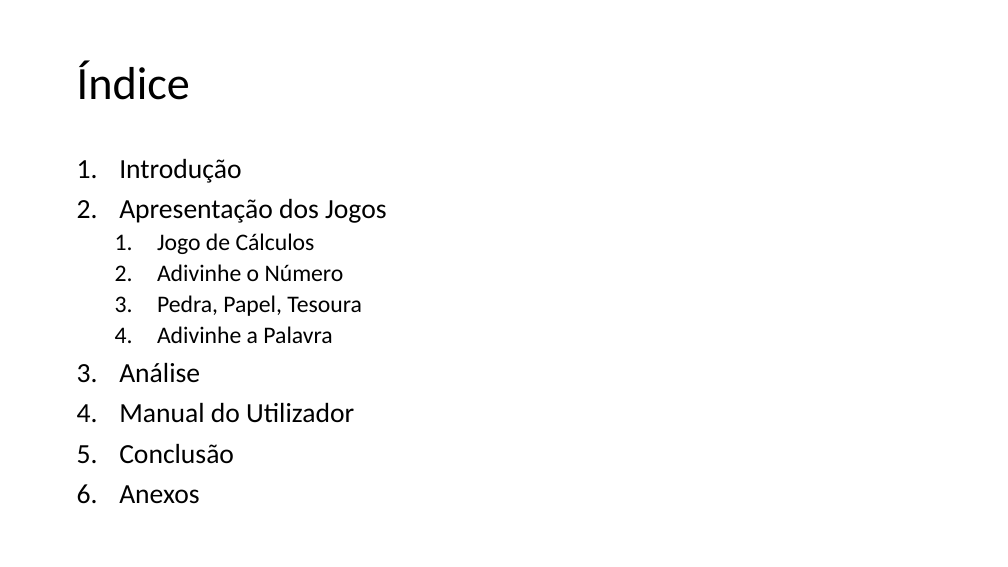
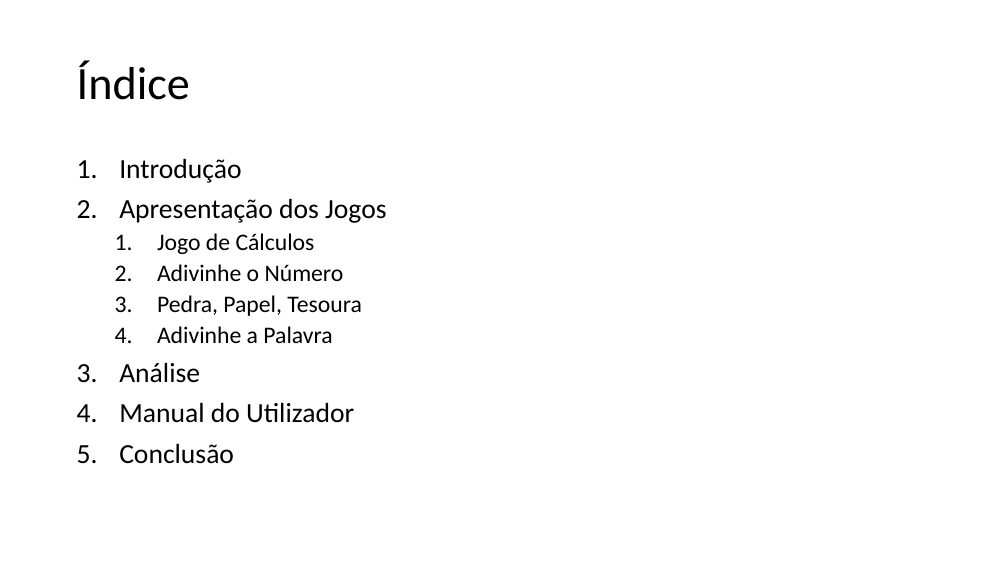
Before and after one commit to hionjk/c-games, a slide deck: slide 2 of Jogos_em_c.pptx. Drawn at 1008x567 pixels with LibreOffice and Linux fonts; fonts in the diff are those of the drawing. Boxes give left, top, right and bottom in pixels: in the first picture for what was removed or moved away, otherwise in the second. Text is boxed around its words. In the diff, an @@ line names an element or a change of style, - is before the commit and + after.

```diff
--- a/Jogos_em_c.pptx
+++ b/Jogos_em_c.pptx
@@ text at [119,485,199,504]: paragraph removed @@
-6. Anexos
```
Also in this commit, not shown: 8 other slides changed, 1 slide added.
